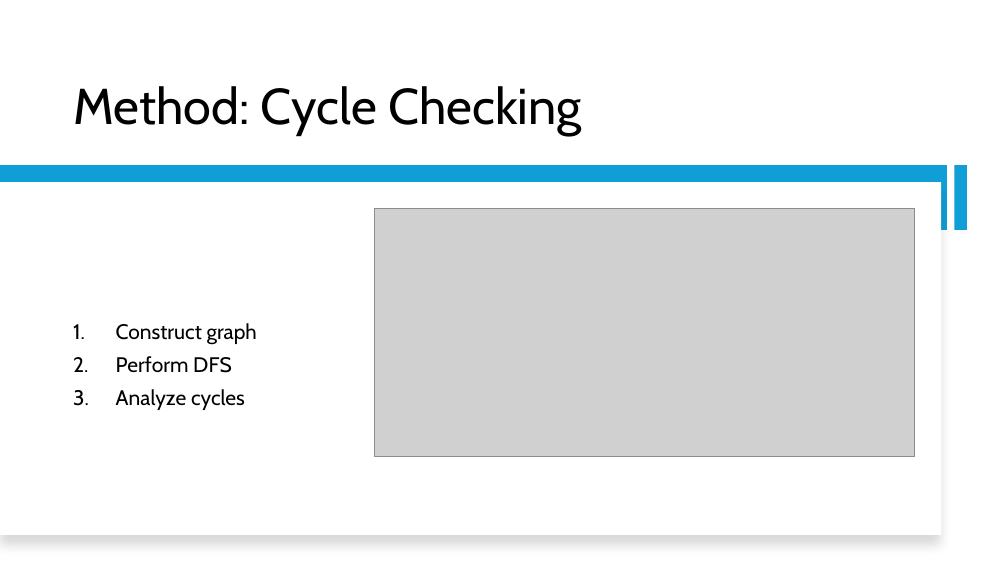
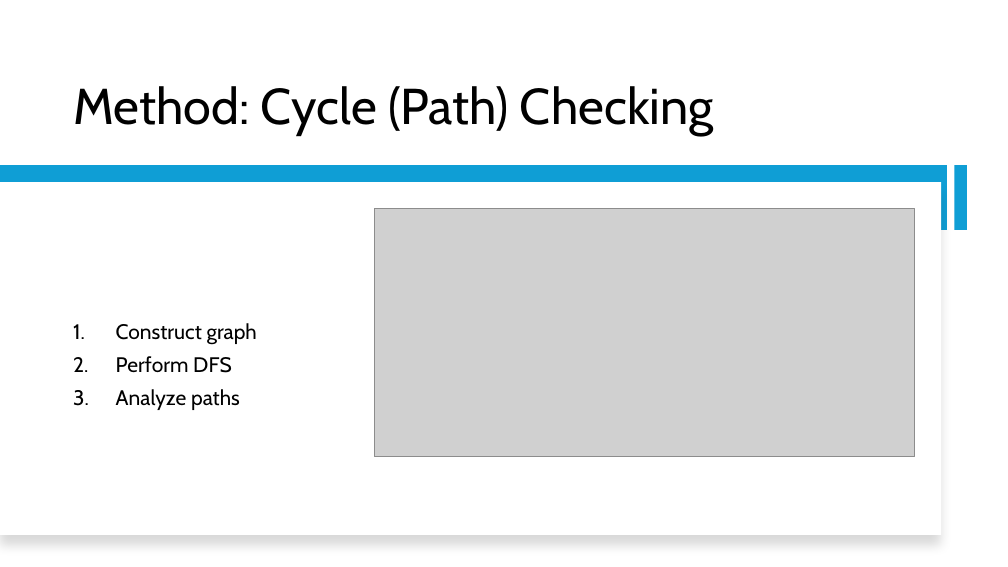
Before and after one commit to GanschowJosh/Steiner-Triple-Systems-Research, a slide deck: slide 8 of STS Presentation.pptx. Drawn at 1008x567 pixels with LibreOffice and Linux fonts; fonts in the diff are those of the drawing; grey boxes stand for pictures. Boxes give left, top, right and bottom in pixels: in the first picture for what was removed or moved away, otherwise in the second. Text is boxed around its words. In the diff, an @@ line names an element or a change of style, - is before the commit and + after.

Commit message:
Presentation

```diff
--- a/STS Presentation.pptx
+++ b/STS Presentation.pptx
@@ title at (x1=73, y1=86, x2=714, y2=135): text changed @@
-Method: Cycle Checking
+Method: Cycle (Path) Checking
@@ text at (x1=116, y1=389, x2=240, y2=410): text changed @@
-3. Analyze cycles
+3. Analyze paths
```
Also in this commit, not shown: 3 slides added, 5 other files.
